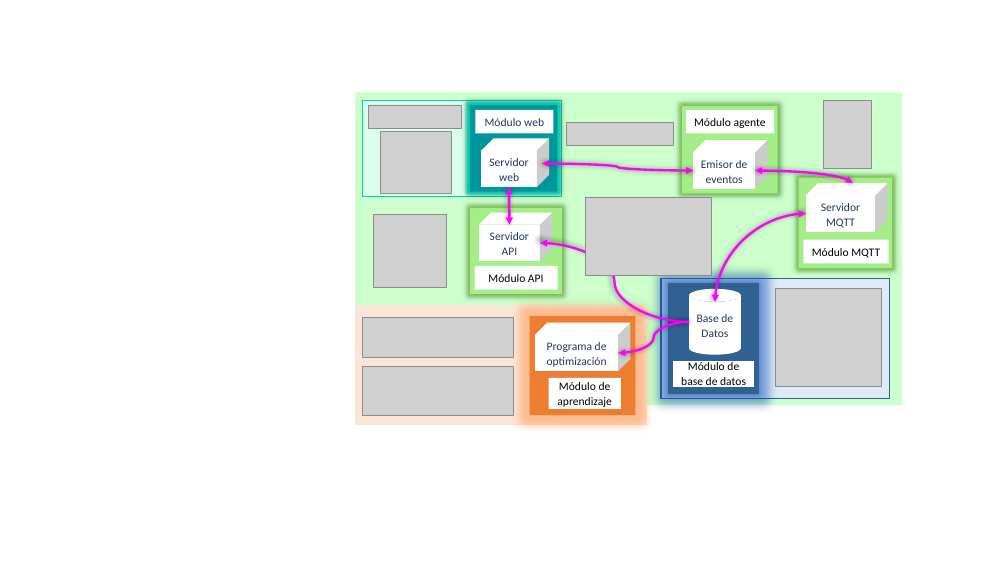
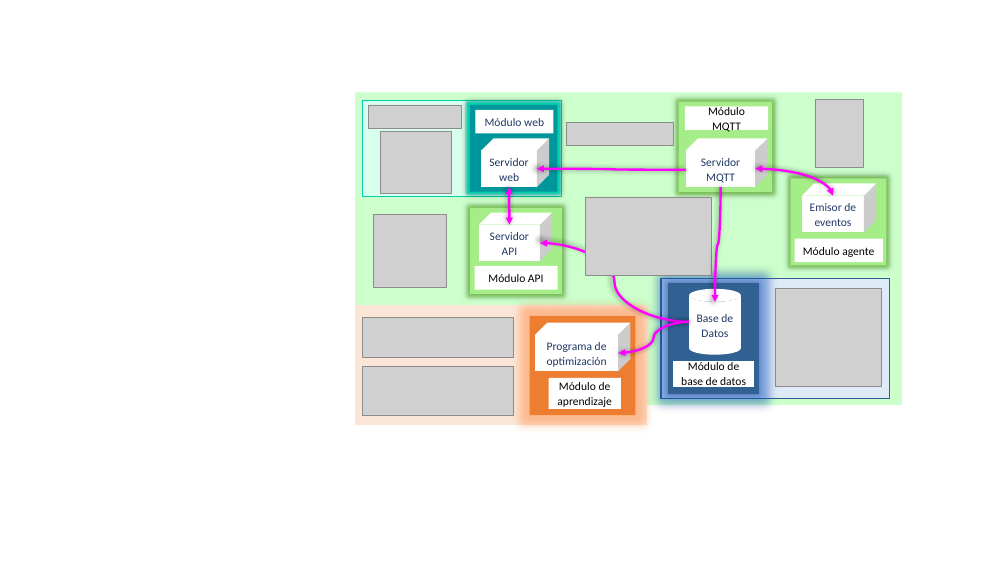
Before and after one commit to llaksa/raphi, a slide deck: slide 1 of raphi-paper/tesis.pptm. Drawn at 1008x567 pixels with LibreOffice and Linux fonts; fonts in the diff are those of the drawing; grey boxes stand for pictures. Boxes give left, top, right and bottom in pixels: in the first picture for what was removed or moved away, otherwise in the second. Text is boxed around its words. In the diff, an @@ line names an element or a change of style, - is before the commit and + after.

```diff
--- a/raphi-paper/tesis.pptm
+++ b/raphi-paper/tesis.pptm
@@ rounded rectangle: place and size @@
-rounded rectangle at bbox=[799, 178, 892, 268]
+rounded rectangle at bbox=[679, 101, 773, 192]
@@ rectangle "Módulo MQTT": place and size @@
-rectangle "Módulo MQTT" at bbox=[804, 240, 889, 263]
+rectangle "Módulo MQTT" at bbox=[685, 107, 768, 130]
@@ picture: place and size @@
-picture at bbox=[823, 100, 872, 168]
+picture at bbox=[815, 99, 864, 167]
@@ cube "Servidor MQTT": place and size @@
-cube "Servidor MQTT" at bbox=[806, 183, 888, 231]
+cube "Servidor MQTT" at bbox=[686, 138, 768, 187]
@@ curved double arrow moved from (542, 163) - (693, 171) to (686, 170) - (537, 169) @@
@@ curved double arrow (686, 170) - (537, 169): curved double arrow to curved arrow @@
@@ curved double arrow moved from (755, 171) - (853, 183) to (833, 196) - (755, 169) @@
@@ rounded rectangle: place and size @@
-rounded rectangle at bbox=[682, 107, 778, 194]
+rounded rectangle at bbox=[791, 178, 887, 265]
@@ curved double arrow moved from (806, 213) - (715, 302) to (721, 187) - (715, 302) @@
@@ curved double arrow (721, 187) - (715, 302): curved double arrow to curved arrow @@
@@ cube "Emisor de eventos": place and size @@
-cube "Emisor de eventos" at bbox=[693, 140, 768, 188]
+cube "Emisor de eventos" at bbox=[802, 184, 876, 232]
@@ rectangle "Módulo agente": place and size @@
-rectangle "Módulo agente" at bbox=[686, 110, 774, 133]
+rectangle "Módulo agente" at bbox=[795, 239, 883, 262]
```
Also in this commit, not shown: 2 other files.
